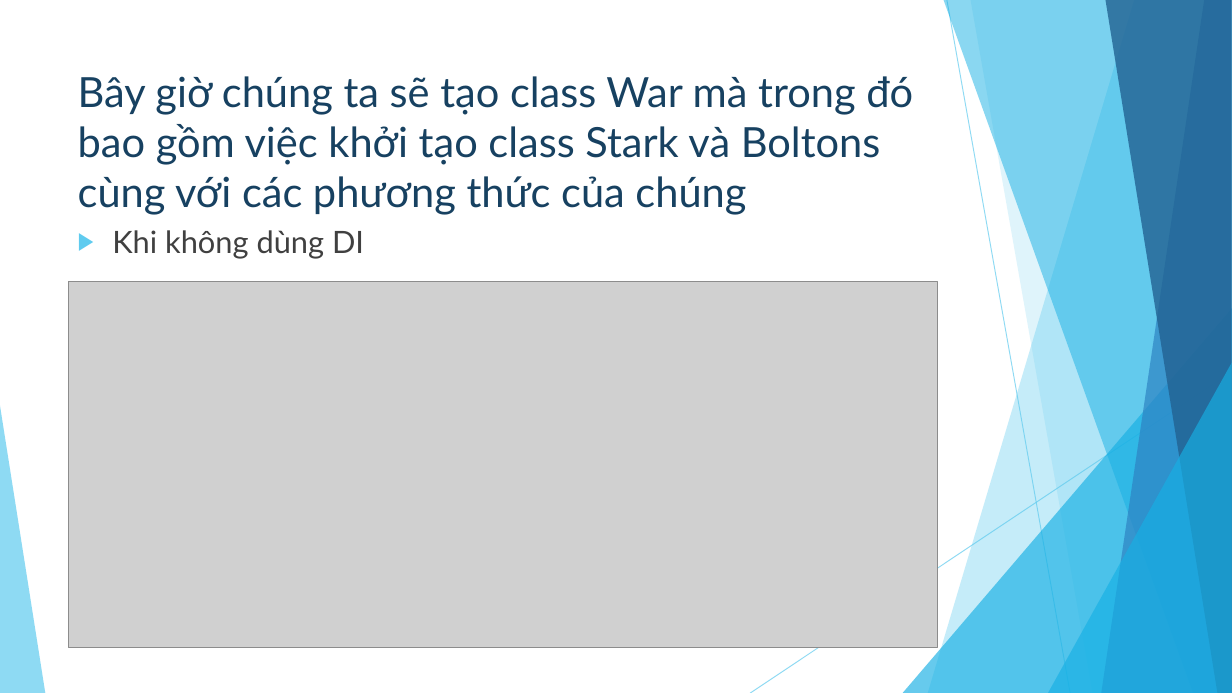
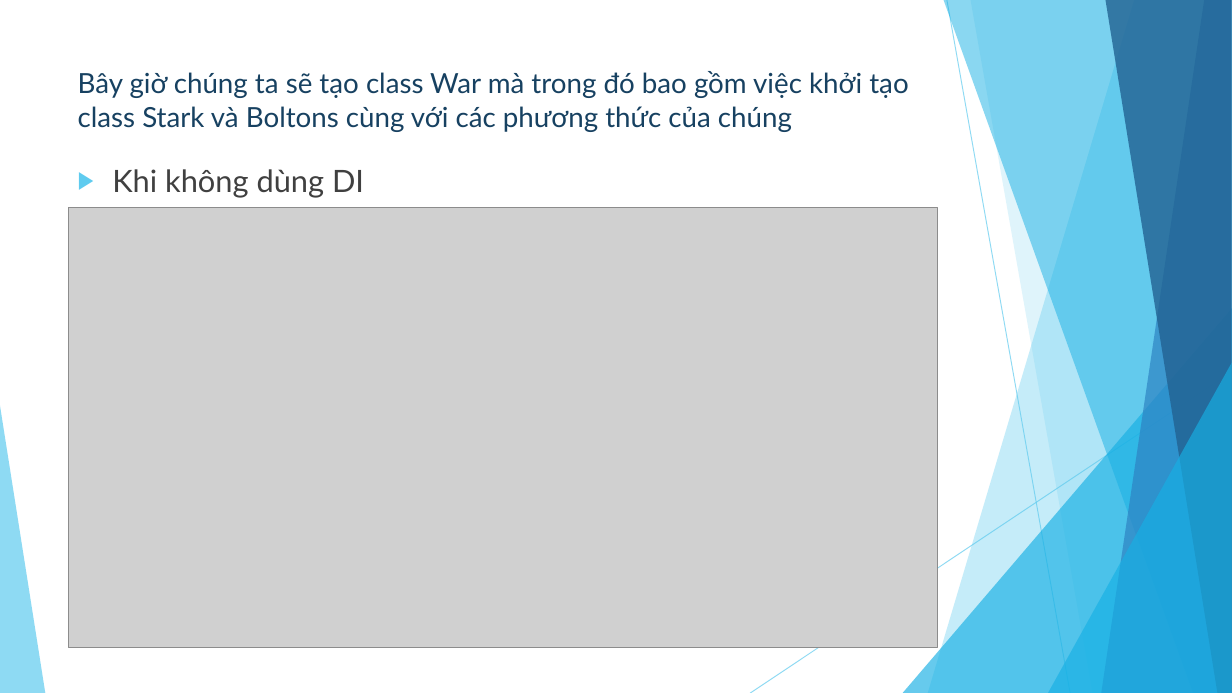
Before and after one commit to NguyenThanhCong1510331/Dagger2, a slide deck: slide 7 of Dagger2-Report.pptx. Drawn at 1232x693 pixels with LibreOffice and Linux fonts; fonts in the diff are those of the drawing; grey boxes stand for pictures. Boxes give left, top, right and bottom in pixels: in the first picture for what was removed or moved away, otherwise in the second. Text is boxed around its words. In the diff, an @@ line names an element or a change of style, - is before the commit and + after.

```diff
--- a/Dagger2-Report.pptx
+++ b/Dagger2-Report.pptx
@@ title "Bây giờ chúng ta sẽ ..." at bbox=[78, 71, 908, 132]: size 32.4 to 21.6 pt @@
@@ text "Khi không dùng DI": place and size @@
-text "Khi không dùng DI" at bbox=[112, 230, 364, 259]
+text "Khi không dùng DI" at bbox=[112, 169, 364, 198]
@@ picture: place and size @@
-picture at bbox=[68, 282, 937, 648]
+picture at bbox=[68, 207, 937, 648]
```
Also in this commit, not shown: 22 other slides changed, 6 slides added, 5 slides removed.
